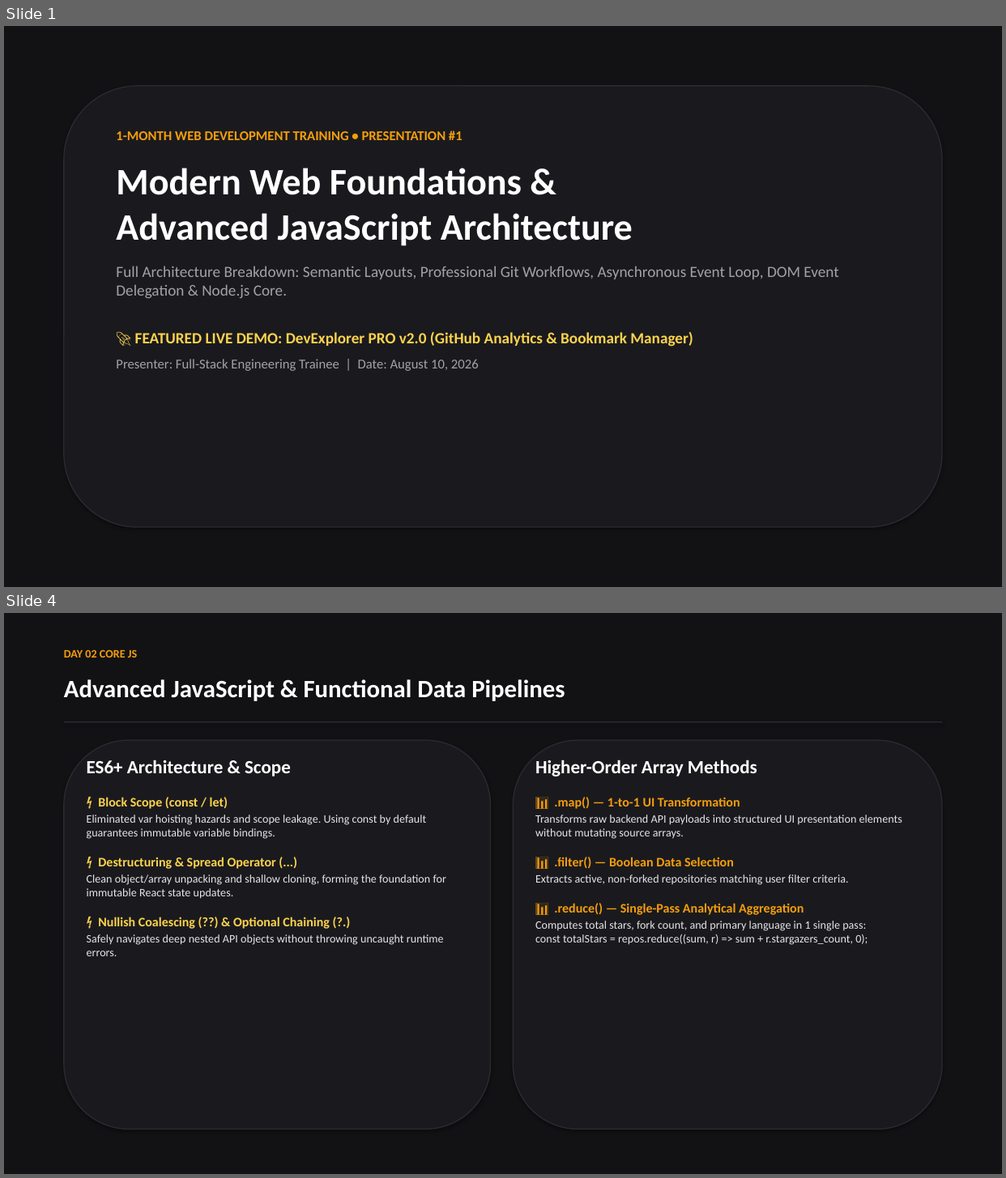
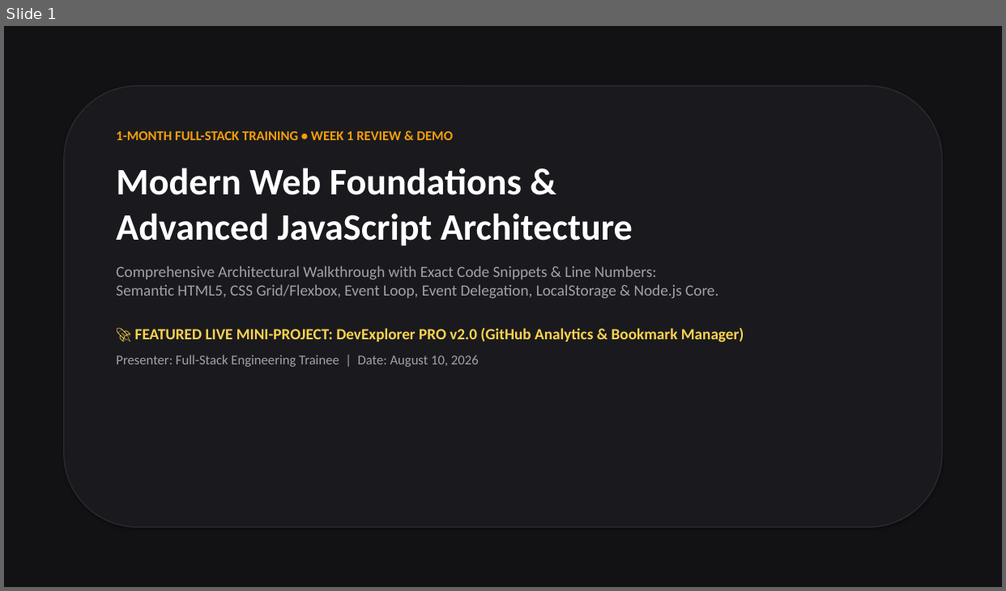
Before and after one commit to wasi-747/1-month-training-resources, a slide deck: Week_1_Presentation_Obsidian_Gold.pptx. Shown one above the other, each under a label of ours: slides 1 and 4 before the commit, slide 1 after it; the slides between them are not shown. The pictures are 1006x1178 and 1006x591 pixels, drawn with LibreOffice and Linux fonts; fonts in the diff are those of the drawing. Boxes give left, top, right and bottom in pixels: in the first picture for what was removed or moved away, otherwise in the second. Text is boxed around its words. In the diff, an @@ line names an element or a change of style, - is before the commit and + after.

Commit message:
feat: enhance Obsidian Gold PPTX with real code snippets, line numbers, and live demo cheat sheet

```diff
--- a/Week_1_Presentation_Obsidian_Gold.pptx
+++ b/Week_1_Presentation_Obsidian_Gold.pptx
@@ slide 4 removed at (4, 613, 1002, 1174), background #FFFFFF @@
@@ rectangle removed at (4, 613, 1002, 1174) @@
@@ text removed at (64, 649, 137, 658) @@
-DAY 02 CORE JS
@@ text removed at (64, 679, 565, 701) @@
-Advanced JavaScript & Functional Data Pipelines
@@ rectangle removed at (64, 722, 942, 722) @@
@@ rounded rectangle removed at (64, 740, 491, 1130) @@
@@ rounded rectangle removed at (513, 740, 942, 1130) @@
@@ text removed at (87, 760, 446, 956) @@
-ES6+ Architecture & Scope
-⚡ Block Scope (const / let)
-Eliminated var hoisting hazards and scope leakage. Using const by default guarantees immutable variable bindings.
-⚡ Destructuring & Spread Operator (...)
-Clean object/array unpacking and shallow cloning, forming the foundation for immutable React state updates.
-⚡ Nullish Coalescing (??) & Optional Chaining (?.)
-Safely navigates deep nested API objects without throwing uncaught runtime errors.
@@ text removed at (535, 760, 902, 945) @@
-Higher-Order Array Methods
-📊 .map() — 1-to-1 UI Transformation
-Transforms raw backend API payloads into structured UI presentation elements without mutating source arrays.
-📊 .filter() — Boolean Data Selection
-Extracts active, non-forked repositories matching user filter criteria.
-📊 .reduce() — Single-Pass Analytical Aggregation
-Computes total stars, fork count, and primary language in 1 single pass:
-const totalStars = repos.reduce((sum, r) => sum + r.stargazers_count, 0);
@@ slide 1 changed as well @@
@@ text at (116, 131, 453, 140): text changed @@
-1-MONTH WEB DEVELOPMENT TRAINING • PRESENTATION #1
+1-MONTH FULL-STACK TRAINING • WEEK 1 REVIEW & DEMO
@@ text at (116, 266, 744, 343): text changed @@
-Full Architecture Breakdown: Semantic Layouts, Professional Git Workflows, Asynchronous Event Loop, DOM Event Delegation & Node.js Core.
-🚀 FEATURED LIVE DEMO: DevExplorer PRO v2.0 (GitHub Analytics & Bookmark Manager)
+Comprehensive Architectural Walkthrough with Exact Code Snippets & Line Numbers:
+Semantic HTML5, CSS Grid/Flexbox, Event Loop, Event Delegation, LocalStorage & Node.js Core.
+🚀 FEATURED LIVE MINI-PROJECT: DevExplorer PRO v2.0 (GitHub Analytics & Bookmark Manager)
```
Also in this commit, not shown: 5 other slides changed, 4 slides added, 2 other slides removed, 1 other file.
